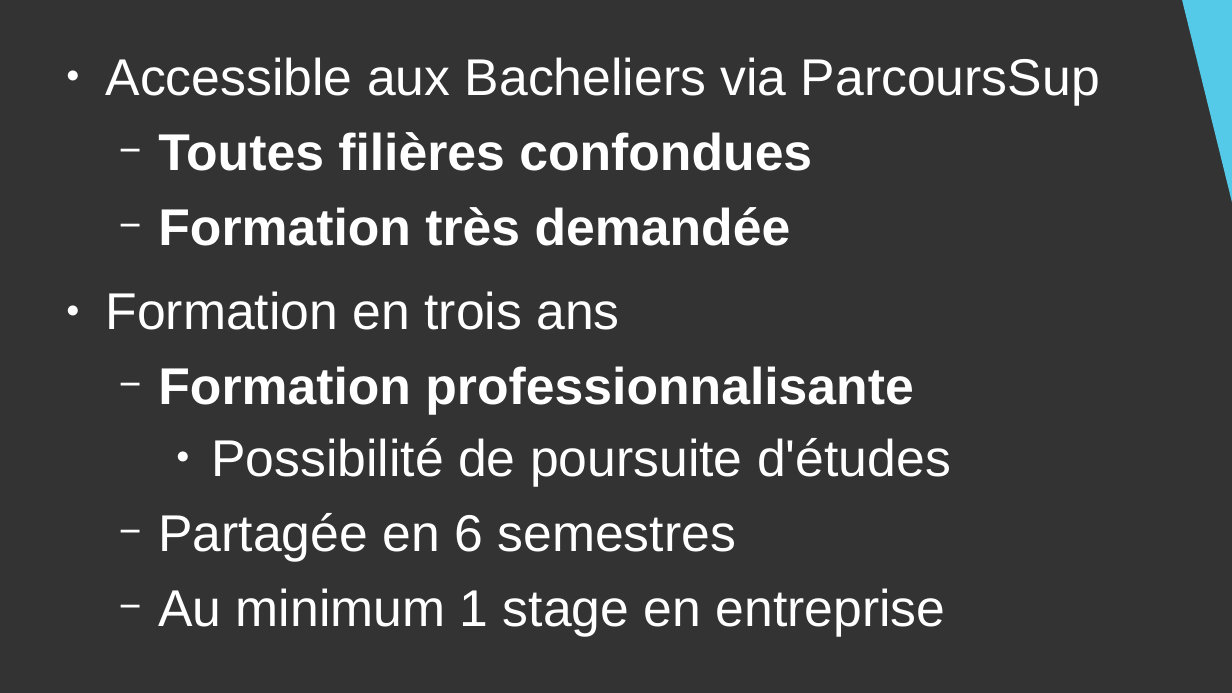
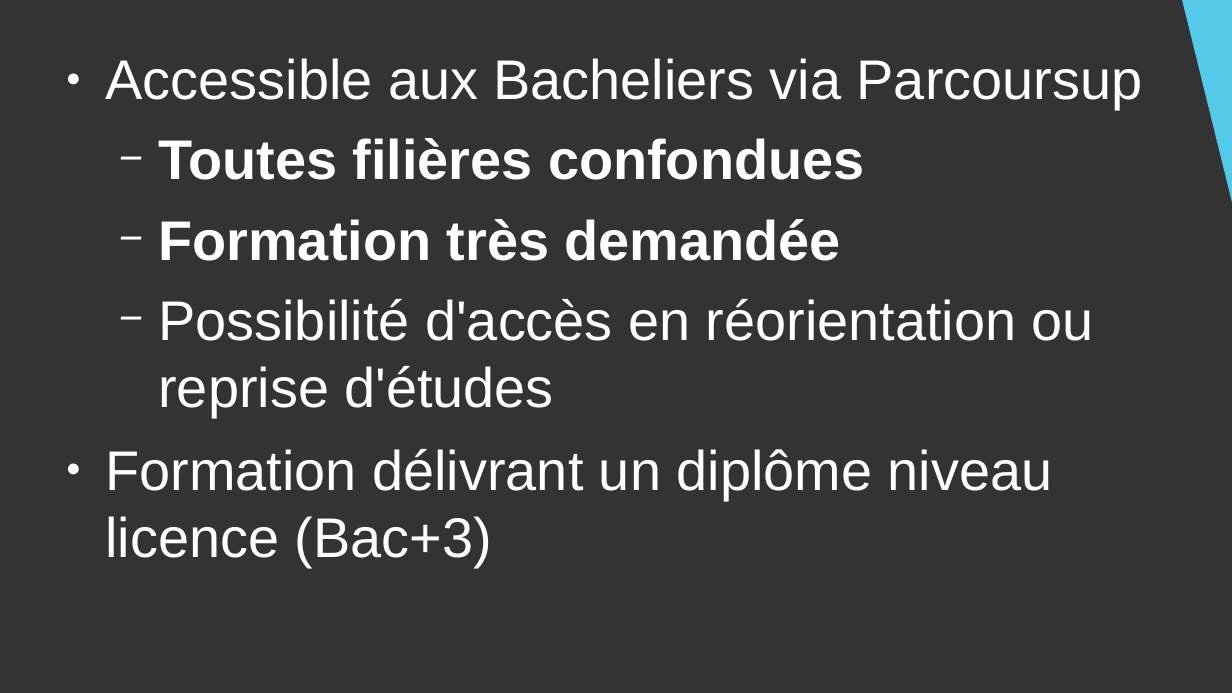
Before and after one commit to DanYellow/cours, a slide deck: slide 3 of presentation-formation-mmi/presentation.odp. Drawn at 1232x693 pixels with LibreOffice and Linux fonts; fonts in the diff are those of the drawing. Boxes give left, top, right and bottom in pixels: in the first picture for what was removed or moved away, otherwise in the second. Text is boxed around its words. In the diff, an @@ line names an element or a change of style, - is before the commit and + after.

```diff
--- a/presentation-formation-mmi/presentation.odp
+++ b/presentation-formation-mmi/presentation.odp
@@ text at [106, 58, 1143, 109]: text changed; size 33.3 to 36 pt @@
-● Accessible aux Bacheliers via ParcoursSup
+● Accessible aux Bacheliers via Parcoursup
@@ text at [158, 138, 864, 261]: size 33.3 to 36 pt in "Toutes filières confondues", "Formation très demandée" @@
@@ text at [106, 299, 1094, 567]: text changed; size 33.3 to 36 pt @@
-● Formation en trois ans
-  − Formation professionnalisante
-    ● Possibilité de poursuite d'études
-  − Partagée en 6 semestres
-  − Au minimum 1 stage en entreprise
+  − Possibilité d'accès en réorientation ou reprise d'études
+● Formation délivrant un diplôme niveau licence (Bac+3)
```
Also in this commit, not shown: 7 other slides changed, 4 slides added, 1 slide removed, 1 other file.
